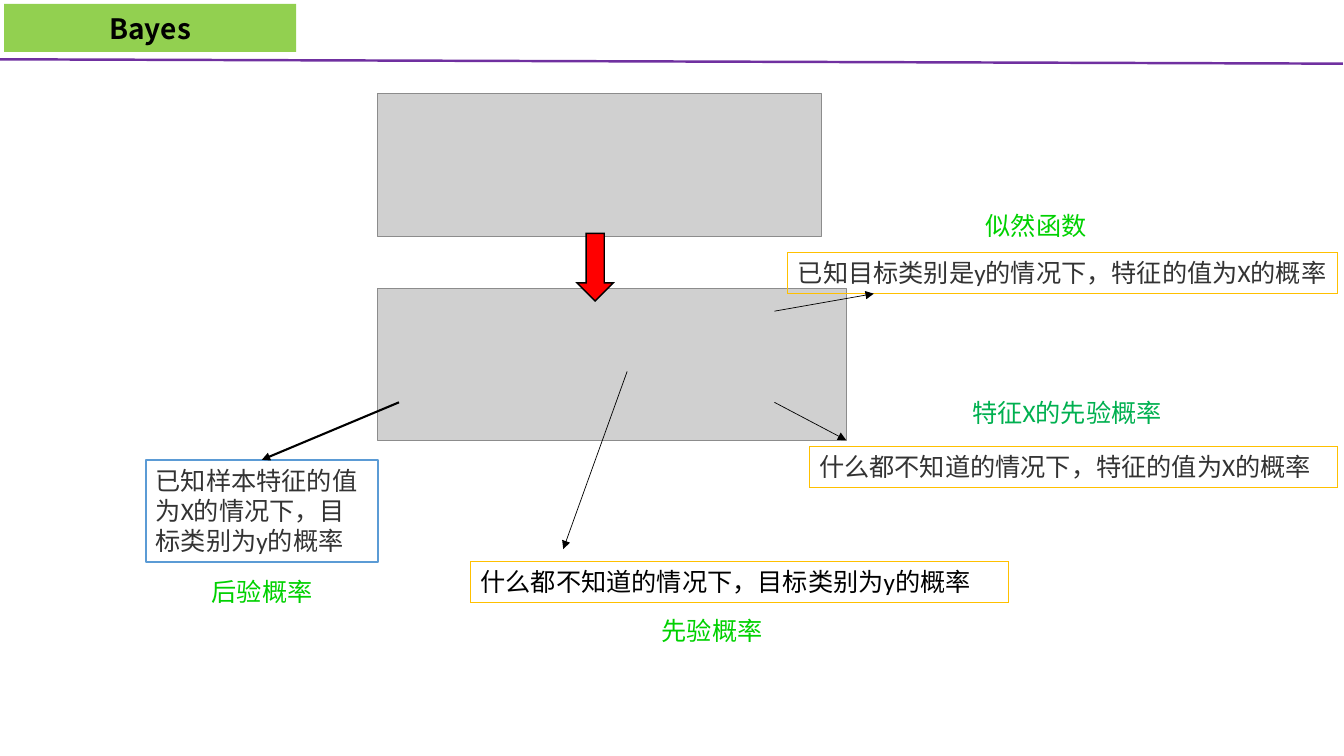
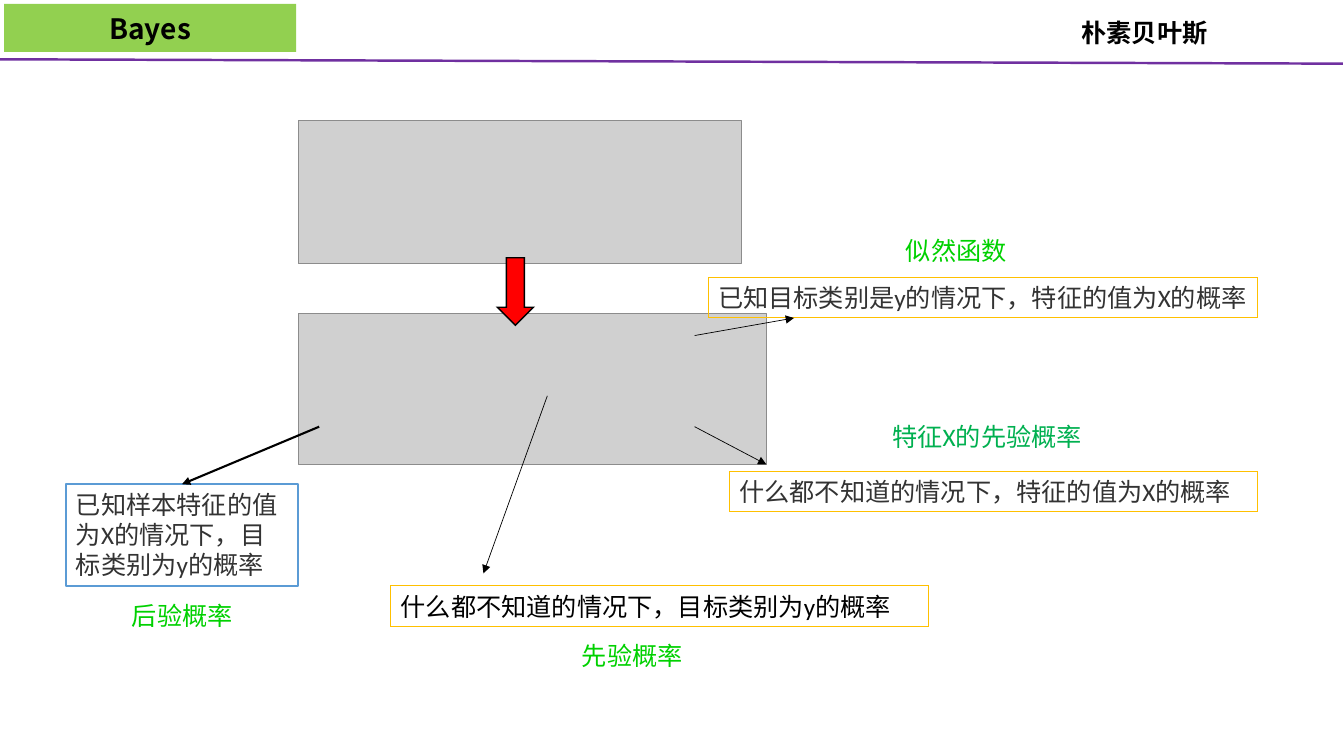
Before and after one commit to xiaomi0922/Luckid, a slide deck: slide 2 of NLP/bayes.pptx. Drawn at 1344x756 pixels with LibreOffice and Linux fonts; fonts in the diff are those of the drawing; grey boxes stand for pictures. Boxes give left, top, right and bottom in pixels: in the first picture for what was removed or moved away, otherwise in the second. Text is boxed around its words. In the diff, an @@ line names an element or a change of style, - is before the commit and + after.

```diff
--- a/NLP/bayes.pptx
+++ b/NLP/bayes.pptx
@@ text added at (1082, 20, 1208, 45), 18 pt, text #000000, bold @@
+朴素贝叶斯
@@ 4 rectangles, 4 texts, 4 arrows, 2 pictures, 1 down arrow: place and size @@
-4 rectangles, 4 texts, 4 arrows, 2 pictures, 1 down arrow at (146, 94, 1338, 642)
+4 rectangles, 4 texts, 4 arrows, 2 pictures, 1 down arrow at (66, 121, 1258, 667)
```
Also in this commit, not shown: 1 other slide changed, 1 slide added, 1 slide removed, 16 other files.
